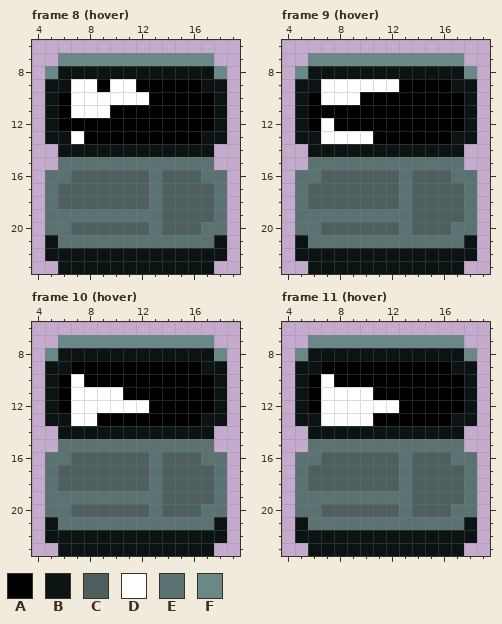
One commit to this pixel-art file: Assets/Resources/new aseprite/objects/items/laptop.aseprite. Above: the version before the commit.
24x24 pixels, 20 frames. Shown: frame 8 (hover): x 4..19, y 6..23; frame 9 (hover): x 4..19, y 6..23; frame 10 (hover): x 4..19, y 6..23; frame 11 (hover): x 4..19, y 6..23. The commit also changed other frames, which this record leaves out.
Palette (. is transparent): A #000000  B #0b1313  C #4f5f5f  D #ffffff  E #5a7272  F #6b8888
New version:
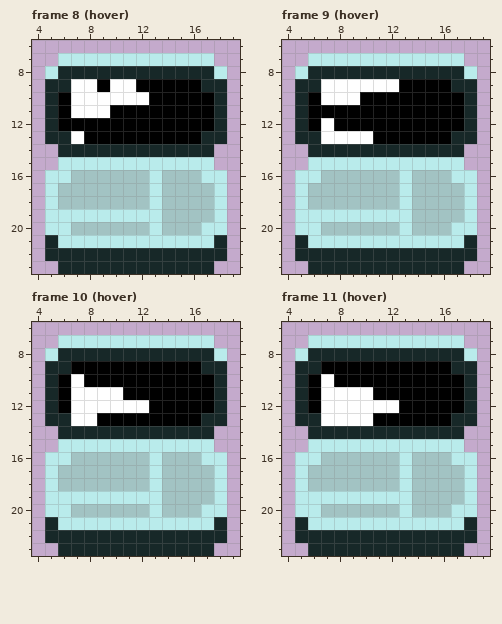
From old to new:
layer "laptop-2/em/em" now hidden
layer "laptop-2/em/addons" now hidden
Colour B changes from #0b1313 to #172828.
Colour C changes from #4f5f5f to #a2c3c3.
Colour E changes from #5a7272 to #b9ebeb.
Frame 8 (hover):
Colour E replaces colour F in row 7 at x 6 to 17; in row 8 at x 5 and 18.
Frame 9 (hover): the same change as frame 8 (hover)
Frame 10 (hover): the same change as frame 8 (hover)
Frame 11 (hover): the same change as frame 8 (hover)
Where, in picture pixels (left, top, right, bottom), the same in both pictures:
changed: (45, 53, 227, 274)
changed: (295, 53, 477, 274)
changed: (45, 335, 227, 556)
changed: (295, 335, 477, 556)
